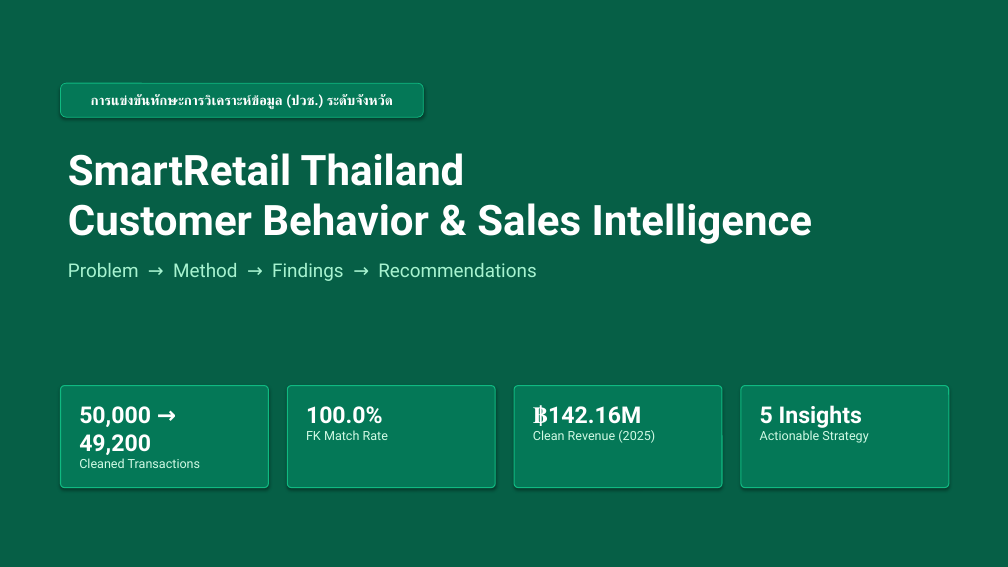
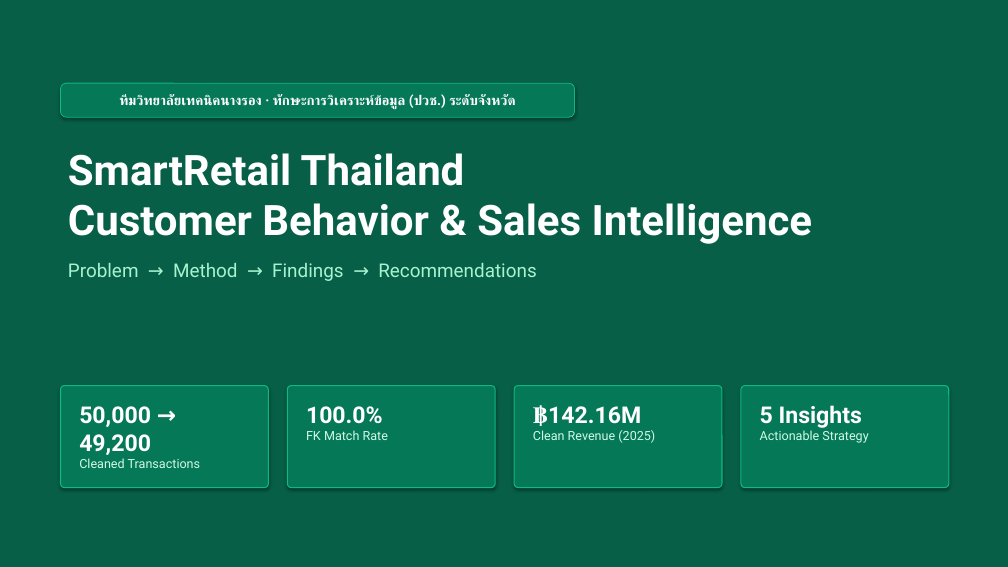
Before and after one commit to app339969-lgtm/wine-ai-nrt, a slide deck: slide 1 of slides/SmartRetail_Presentation.pptx. Drawn at 1008x567 pixels with LibreOffice and Linux fonts; fonts in the diff are those of the drawing. Boxes give left, top, right and bottom in pixels: in the first picture for what was removed or moved away, otherwise in the second. Text is boxed around its words. In the diff, an @@ line names an element or a change of style, - is before the commit and + after.

Commit message:
chore: set team name to วิทยาลัยเทคนิคนางรอง across web, slides, scripts, and infographic

```diff
--- a/slides/SmartRetail_Presentation.pptx
+++ b/slides/SmartRetail_Presentation.pptx
@@ rounded rectangle "ทีมวิทยาลัยเทคนิคนางรอง · ทักษะการวิเคราะห์ข้อมูล (ปวช.) ระด ...": place and size @@
-rounded rectangle "ทีมวิทยาลัยเทคนิคนางรอง · ทักษะการวิเคราะห์ข้อมูล (ปวช.) ระด ..." at [60,83,423,117]
+rounded rectangle "ทีมวิทยาลัยเทคนิคนางรอง · ทักษะการวิเคราะห์ข้อมูล (ปวช.) ระด ..." at [60,83,575,117]
@@ text in rounded rectangle at [119,94,516,109]: text changed @@
-การแข่งขันทักษะการวิเคราะห์ข้อมูล (ปวช.) ระดับจังหวัด
+ทีมวิทยาลัยเทคนิคนางรอง · ทักษะการวิเคราะห์ข้อมูล (ปวช.) ระดับจังหวัด
```
Also in this commit, not shown: 12 other files.
